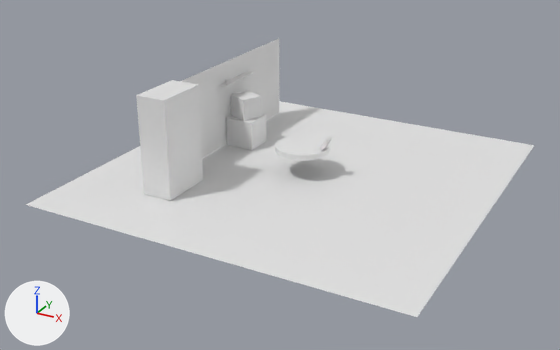
An edit to the Blender file Models/Main.blend, drawn before and after from the same camera.
Rendered twice from a 50 mm camera at (12.13, -23.76, 11.58) aimed at (-0.38, -1.02, 0.21). Arrows for +X, +Y and +Z are at lower left; the lights stay in place. The picture after the commit comes second. Materials are left out; every surface is plain grey.

In view in the first picture: 'Bookshelf', 'CerealBox', 'Floor', 'TV', 'TVStand', 'Table', 'Wall', 'Wall.001', 'Wall.002' and 1 more.
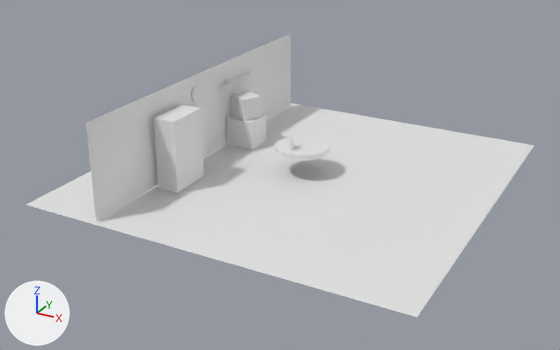
Location of each change, (x1, y1, x2, y2) in pixels of the pictures (560 x 350 px):
'Wall', moved, rescaled: before (181, 73, 204, 158); after (86, 33, 291, 222)
'Bookshelf', moved, rescaled (25% narrower, 27% shorter): before (136, 80, 203, 201); after (154, 105, 204, 193)
'CerealBox', moved, turned: before (320, 136, 332, 150); after (290, 134, 293, 150)
'Wall.001', unchanged, covered by the edit: before (200, 55, 243, 157)
'Wall.002', unchanged, covered by the edit: before (242, 38, 279, 120)

Edits to the bpy script that builds the scene:
```text
Change ob_wall:
    ob_wall.location: (-4.0, -2.16, 1.74) -> (-4.0, -0.14, 1.74)
    ob_wall.scale: (1.71, 4.55, 1.71) -> (1.71, 19.6, 1.71)
Change ob_bookshelf:
    ob_bookshelf.location: (-3.39, -3.41, 1.83) -> (-3.39, -2.95, 1.35)
    ob_bookshelf.scale: (0.571, 1.0, 1.81) -> (0.418, 0.826, 1.33)
Change ob_cerealbox:
    ob_cerealbox.location: (0.95, 0.0, 1.35) -> (-0.19, -0.5, 1.35)
    ob_cerealbox.rotation_euler: (0.0, 0.524, 0.0) -> (0.0, 0.0, 0.524)  # degrees (0, 30, 0) -> degrees (0, 0, 30)
```
